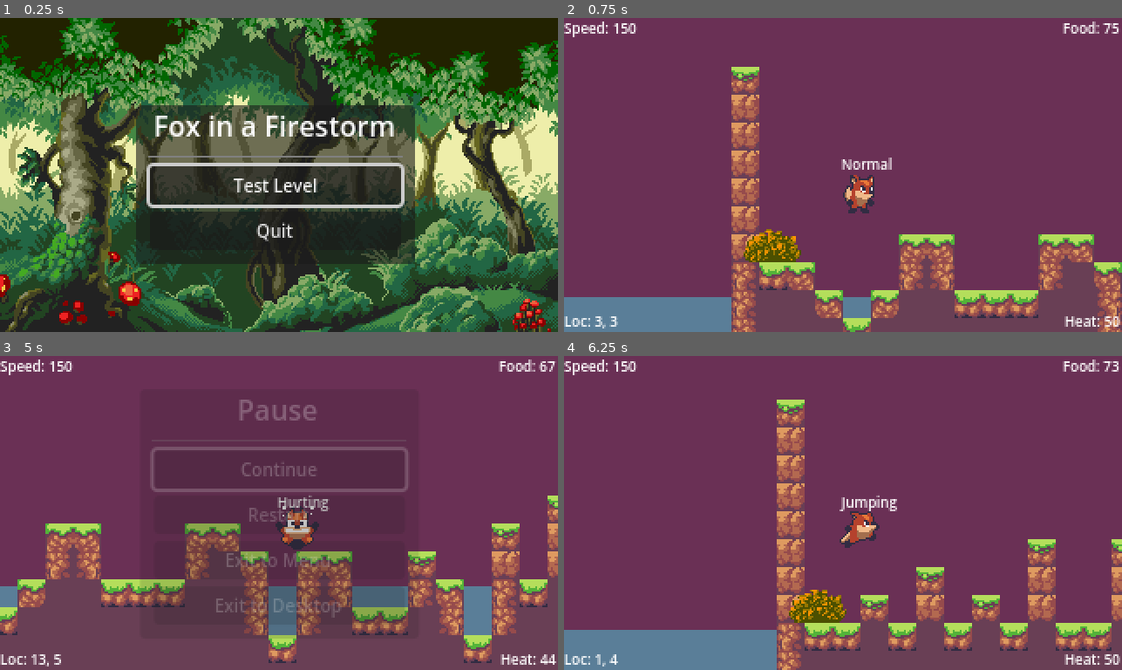
Above: before the commit, frames 1-4 (two rows, left to right).
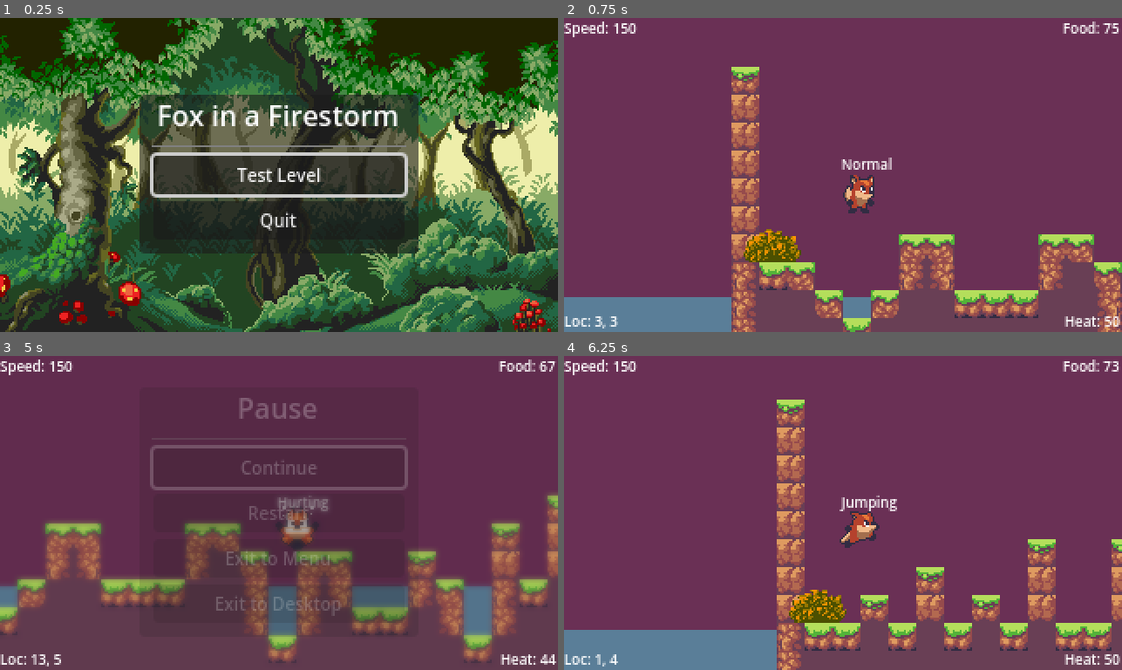
Above: after the commit, the same moments.

Repository: JP-Dhabolt/fox-in-a-firestorm
Game: Godot game, scene res://scenes/levels/Main.tscn
The game is run twice, just before and just after one commit, with the same random seed, the same clock (stepped at 60 frames per second) and the same inputs. The engine's default icon, where the game draws it, is replaced by a stand-in: a white triangle on a blue panel in a dark square.
Inputs:
- Up to frame 1 (0.25 s): no input
- Up to frame 2 (0.75 s): click "Test Level" at 0.5 s
- Up to frame 3 (5 s): hold D (move_right) 1.28-2.78 s; tap S (pounce) every 0.75 s from 1.35 to 4.35 s; tap Space (jump) at 1.52, 2.27, 3.77, 4.52 s; tap Enter at 2.75 s; hold A (move_left) 2.78-3.53 s; hold D (move_right) from 3.53 s (still down); tap Escape (ui_cancel) at 4.9 s
- Up to frame 4 (6.25 s): release D (move_right) at 5 s; click "Restart" at 5 s; hold A (move_left) from 5.78 s (still down); tap S (pounce) at 5.85 s; tap Space (jump) at 6.02 s

The runs differ from the first frame. In frame 1, 11% of the frame differs, in the area x 24-75%, y 24-79%; in frame 2, nothing differs; in frame 3, 8.2%; in frame 4, nothing differs.

Commit message:
Recenter MenuModal

Diff:
--- a/game/scenes/interface/HUD/HUD.gd
+++ b/game/scenes/interface/HUD/HUD.gd
@@ -1,4 +1,4 @@
-extends Control
+extends CanvasLayer
 
 @export var player: Player
 @export var terrain_generator: TerrainGenerator
--- a/game/scenes/interface/HUD/HUD.tscn
+++ b/game/scenes/interface/HUD/HUD.tscn
@@ -6,14 +6,10 @@
 [ext_resource type="Script" path="res://scenes/interface/HUD/LocLabel.gd" id="4_80ii1"]
 [ext_resource type="Script" path="res://scenes/interface/HUD/HeatLabel.gd" id="5_tbadt"]
 
-[node name="HUD" type="Control"]
-layout_mode = 3
-anchors_preset = 0
+[node name="HUD" type="CanvasLayer"]
 script = ExtResource("1_pdqff")
 
-[node name="CanvasLayer" type="CanvasLayer" parent="."]
-
-[node name="Food" type="Label" parent="CanvasLayer"]
+[node name="Food" type="Label" parent="."]
 offset_left = 279.0
 offset_right = 319.0
 offset_bottom = 23.0
@@ -22,14 +18,14 @@
 horizontal_alignment = 2
 script = ExtResource("2_o3t81")
 
-[node name="Speed" type="Label" parent="CanvasLayer"]
-offset_right = 40.0
+[node name="Speed" type="Label" parent="."]
+offset_right = 42.0
 offset_bottom = 23.0
 theme_override_font_sizes/font_size = 8
 text = "Speed: 150"
 script = ExtResource("3_780r7")
 
-[node name="LocLabel" type="Label" parent="CanvasLayer"]
+[node name="LocLabel" type="Label" parent="."]
 offset_top = 157.0
 offset_right = 40.0
 offset_bottom = 180.0
@@ -38,7 +34,7 @@
 vertical_alignment = 2
 script = ExtResource("4_80ii1")
 
-[node name="HeatLabel" type="Label" parent="CanvasLayer"]
+[node name="HeatLabel" type="Label" parent="."]
 offset_left = 279.0
 offset_top = 157.0
 offset_right = 319.0
--- a/game/scenes/interface/HUD/LocLabel.gd
+++ b/game/scenes/interface/HUD/LocLabel.gd
@@ -4,11 +4,9 @@
 var player: Player
 
 func _ready():
-	await owner.ready
-	player = owner.player as Player
+	player = get_parent().player as Player
 	assert(player != null, "Player must be available to use this node")
-	await owner.terrain_generator.ready
-	ground_layer = owner.terrain_generator.ground_layer as TileMapLayer
+	ground_layer = get_parent().terrain_generator.ground_layer as TileMapLayer
 	assert(ground_layer != null, "TerrainGenerator TileMape must be available to use this node")
 
 func _process(_delta):
--- a/game/scenes/interface/MainMenu/MainMenu.tscn
+++ b/game/scenes/interface/MainMenu/MainMenu.tscn
@@ -2,7 +2,9 @@
 
 [ext_resource type="Script" path="res://scenes/interface/MainMenu/MainMenu.gd" id="2_g1n1f"]
 
-[node name="MainMenu" type="ColorRect"]
+[node name="CanvasLayer" type="CanvasLayer"]
+
+[node name="MainMenu" type="ColorRect" parent="."]
 anchors_preset = 15
 anchor_right = 1.0
 anchor_bottom = 1.0
@@ -11,7 +13,7 @@
 color = Color(1, 1, 1, 0)
 script = ExtResource("2_g1n1f")
 
-[node name="CenterContainer" type="CenterContainer" parent="."]
+[node name="CenterContainer" type="CenterContainer" parent="MainMenu"]
 layout_mode = 1
 anchors_preset = 15
 anchor_right = 1.0
@@ -19,33 +21,33 @@
 grow_horizontal = 2
 grow_vertical = 2
 
-[node name="PanelContainer" type="PanelContainer" parent="CenterContainer"]
+[node name="PanelContainer" type="PanelContainer" parent="MainMenu/CenterContainer"]
 custom_minimum_size = Vector2(160, 90)
 layout_mode = 2
 
-[node name="MarginContainer" type="MarginContainer" parent="CenterContainer/PanelContainer"]
+[node name="MarginContainer" type="MarginContainer" parent="MainMenu/CenterContainer/PanelContainer"]
 layout_mode = 2
 theme_override_constants/margin_left = 8
 theme_override_constants/margin_right = 8
 theme_override_constants/margin_bottom = 8
 
-[node name="VBoxContainer" type="VBoxContainer" parent="CenterContainer/PanelContainer/MarginContainer"]
+[node name="VBoxContainer" type="VBoxContainer" parent="MainMenu/CenterContainer/PanelContainer/MarginContainer"]
 layout_mode = 2
 
-[node name="MainMenuLabel" type="Label" parent="CenterContainer/PanelContainer/MarginContainer/VBoxContainer"]
+[node name="MainMenuLabel" type="Label" parent="MainMenu/CenterContainer/PanelContainer/MarginContainer/VBoxContainer"]
 layout_mode = 2
 text = "Fox in a Firestorm"
 horizontal_alignment = 1
 
-[node name="HSeparator" type="HSeparator" parent="CenterContainer/PanelContainer/MarginContainer/VBoxContainer"]
+[node name="HSeparator" type="HSeparator" parent="MainMenu/CenterContainer/PanelContainer/MarginContainer/VBoxContainer"]
 layout_mode = 2
 
-[node name="TestLevelButton" type="Button" parent="CenterContainer/PanelContainer/MarginContainer/VBoxContainer"]
+[node name="TestLevelButton" type="Button" parent="MainMenu/CenterContainer/PanelContainer/MarginContainer/VBoxContainer"]
 layout_mode = 2
 theme_override_font_sizes/font_size = 10
 text = "Test Level"
 
-[node name="QuitButton" type="Button" parent="CenterContainer/PanelContainer/MarginContainer/VBoxContainer"]
+[node name="QuitButton" type="Button" parent="MainMenu/CenterContainer/PanelContainer/MarginContainer/VBoxContainer"]
 layout_mode = 2
 theme_override_font_sizes/font_size = 10
 text = "Quit"
--- a/game/scenes/interface/MenuModal/MenuModal.gd
+++ b/game/scenes/interface/MenuModal/MenuModal.gd
@@ -19,7 +19,6 @@
 		desktop_exit_button.queue_free()
 
 func pause():
-	_center()
 	animation_player.play("Pause")
 	get_tree().paused = true
 	continue_button.grab_focus()
@@ -27,21 +26,6 @@
 func unpause():
 	animation_player.play("Unpause")
 	get_tree().paused = false
-
-func _center():
-	var screen_origin = _get_screen_origin()
-	var screen_rect = get_viewport_rect()
-	var rect = get_rect()
-	var x_offset = (screen_rect.size.x - rect.size.x) / 2
-	var y_offset = (screen_rect.size.y - rect.size.y) / 2
-	screen_origin.x += x_offset
-	screen_origin.y += y_offset
-	set_position(screen_origin)
-
-func _get_screen_origin() -> Vector2:
-	var transform: Transform2D = get_viewport_transform()
-	var transform_scale: Vector2 = transform.get_scale()
-	return -transform.origin / transform_scale
 
 func _unhandled_input(event: InputEvent) -> void:
 	if event.is_action_pressed("ui_cancel"):
--- a/game/scenes/interface/MenuModal/MenuModal.tscn
+++ b/game/scenes/interface/MenuModal/MenuModal.tscn
@@ -134,7 +134,9 @@
 "Unpause": SubResource("Animation_mruah")
 }
 
-[node name="MenuModal" type="ColorRect"]
+[node name="CanvasLayer" type="CanvasLayer"]
+
+[node name="MenuModal" type="ColorRect" parent="."]
 process_mode = 3
 material = SubResource("ShaderMaterial_oukxm")
 anchors_preset = 15
@@ -144,7 +146,7 @@
 grow_vertical = 2
 script = ExtResource("2_f76qs")
 
-[node name="CenterContainer" type="CenterContainer" parent="."]
+[node name="CenterContainer" type="CenterContainer" parent="MenuModal"]
 modulate = Color(1, 1, 1, 0)
 layout_mode = 1
 anchors_preset = 15
@@ -153,49 +155,49 @@
 grow_horizontal = 2
 grow_vertical = 2
 
-[node name="PanelContainer" type="PanelContainer" parent="CenterContainer"]
+[node name="PanelContainer" type="PanelContainer" parent="MenuModal/CenterContainer"]
 custom_minimum_size = Vector2(160, 140)
 layout_mode = 2
 
-[node name="MarginContainer" type="MarginContainer" parent="CenterContainer/PanelContainer"]
+[node name="MarginContainer" type="MarginContainer" parent="MenuModal/CenterContainer/PanelContainer"]
 layout_mode = 2
 theme_override_constants/margin_left = 8
 theme_override_constants/margin_right = 8
 theme_override_constants/margin_bottom = 8
 
-[node name="VBoxContainer" type="VBoxContainer" parent="CenterContainer/PanelContainer/MarginContainer"]
-layout_mode = 2
-
-[node name="MainMenuLabel" type="Label" parent="CenterContainer/PanelContainer/MarginContainer/VBoxContainer"]
+[node name="VBoxContainer" type="VBoxContainer" parent="MenuModal/CenterContainer/PanelContainer/MarginContainer"]
+layout_mode = 2
+
+[node name="MainMenuLabel" type="Label" parent="MenuModal/CenterContainer/PanelContainer/MarginContainer/VBoxContainer"]
 layout_mode = 2
 text = "Pause"
 horizontal_alignment = 1
 
-[node name="HSeparator" type="HSeparator" parent="CenterContainer/PanelContainer/MarginContainer/VBoxContainer"]
-layout_mode = 2
-
-[node name="ContinueButton" type="Button" parent="CenterContainer/PanelContainer/MarginContainer/VBoxContainer"]
+[node name="HSeparator" type="HSeparator" parent="MenuModal/CenterContainer/PanelContainer/MarginContainer/VBoxContainer"]
+layout_mode = 2
+
+[node name="ContinueButton" type="Button" parent="MenuModal/CenterContainer/PanelContainer/MarginContainer/VBoxContainer"]
 layout_mode = 2
 theme_override_font_sizes/font_size = 10
 text = "Continue"
 
-[node name="RestartButton" type="Button" parent="CenterContainer/PanelContainer/MarginContainer/VBoxContainer"]
+[node name="RestartButton" type="Button" parent="MenuModal/CenterContainer/PanelContainer/MarginContainer/VBoxContainer"]
 layout_mode = 2
 theme_override_font_sizes/font_size = 10
 text = "Restart"
 
-[node name="MenuExitButton" type="Button" parent="CenterContainer/PanelContainer/MarginContainer/VBoxContainer"]
+[node name="MenuExitButton" type="Button" parent="MenuModal/CenterContainer/PanelContainer/MarginContainer/VBoxContainer"]
 layout_mode = 2
 theme_override_font_sizes/font_size = 10
 text = "Exit to Menu"
 
-[node name="DesktopExitButton" type="Button" parent="CenterContainer/PanelContainer/MarginContainer/VBoxContainer"]
+[node name="DesktopExitButton" type="Button" parent="MenuModal/CenterContainer/PanelContainer/MarginContainer/VBoxContainer"]
 layout_mode = 2
 theme_override_font_sizes/font_size = 10
 text = "Exit to Desktop"
 
-[node name="AnimationPlayer" type="AnimationPlayer" parent="."]
-autoplay = "Unpause"
+[node name="AnimationPlayer" type="AnimationPlayer" parent="MenuModal"]
 libraries = {
 "": SubResource("AnimationLibrary_71way")
 }
+autoplay = "Unpause"
--- a/game/scenes/levels/TestLevel/TestLevel.tscn
+++ b/game/scenes/levels/TestLevel/TestLevel.tscn
@@ -16,10 +16,6 @@
 
 [node name="Camera2D" type="Camera2D" parent="Player"]
 
-[node name="HUD" parent="Player/Camera2D" node_paths=PackedStringArray("player", "terrain_generator") instance=ExtResource("2_j5s88")]
-player = NodePath("../..")
-terrain_generator = NodePath("../../../TerrainGenerator")
-
 [node name="TerrainGenerator" parent="." node_paths=PackedStringArray("player_node") instance=ExtResource("5_p6tqq")]
 position = Vector2(-128, -128)
 player_node = NodePath("../Player")
@@ -32,12 +28,16 @@
 offset_right = -162.0
 offset_bottom = -85.0
 
+[node name="HUD" parent="." node_paths=PackedStringArray("player", "terrain_generator") instance=ExtResource("2_j5s88")]
+player = NodePath("../Player")
+terrain_generator = NodePath("../TerrainGenerator")
+
 [connection signal="entered_water" from="TerrainGenerator" to="Player" method="_on_terrain_generator_entered_water"]
 [connection signal="exited_water" from="TerrainGenerator" to="Player" method="_on_terrain_generator_exited_water"]
 [connection signal="body_entered" from="TerrainGenerator/Leaves" to="TerrainGenerator/Leaves" method="_on_Leaves_body_entered"]
-[connection signal="body_entered" from="TerrainGenerator/@Area2D@25296" to="TerrainGenerator/@Area2D@25296" method="_on_Leaves_body_entered"]
-[connection signal="body_entered" from="TerrainGenerator/@Area2D@25298" to="TerrainGenerator/@Area2D@25298" method="_on_Leaves_body_entered"]
-[connection signal="body_entered" from="TerrainGenerator/@Area2D@25301" to="TerrainGenerator/@Area2D@25301" method="_on_Leaves_body_entered"]
-[connection signal="body_entered" from="TerrainGenerator/@Area2D@25305" to="TerrainGenerator/@Area2D@25305" method="_on_Leaves_body_entered"]
-[connection signal="body_entered" from="TerrainGenerator/@Area2D@25310" to="TerrainGenerator/@Area2D@25310" method="_on_Leaves_body_entered"]
-[connection signal="body_entered" from="TerrainGenerator/@Area2D@25313" to="TerrainGenerator/@Area2D@25313" method="_on_Leaves_body_entered"]
+[connection signal="body_entered" from="TerrainGenerator/@Area2D@58661" to="TerrainGenerator/@Area2D@58661" method="_on_Leaves_body_entered"]
+[connection signal="body_entered" from="TerrainGenerator/@Area2D@58664" to="TerrainGenerator/@Area2D@58664" method="_on_Leaves_body_entered"]
+[connection signal="body_entered" from="TerrainGenerator/@Area2D@58669" to="TerrainGenerator/@Area2D@58669" method="_on_Leaves_body_entered"]
+[connection signal="body_entered" from="TerrainGenerator/@Area2D@58673" to="TerrainGenerator/@Area2D@58673" method="_on_Leaves_body_entered"]
+[connection signal="body_entered" from="TerrainGenerator/@Area2D@58677" to="TerrainGenerator/@Area2D@58677" method="_on_Leaves_body_entered"]
+[connection signal="body_entered" from="TerrainGenerator/@Area2D@58678" to="TerrainGenerator/@Area2D@58678" method="_on_Leaves_body_entered"]
